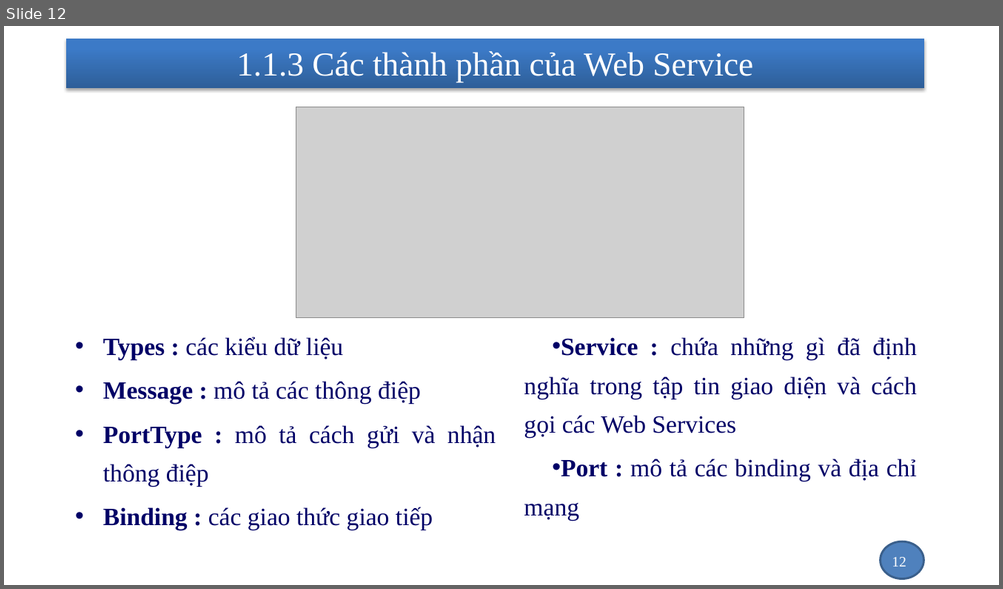
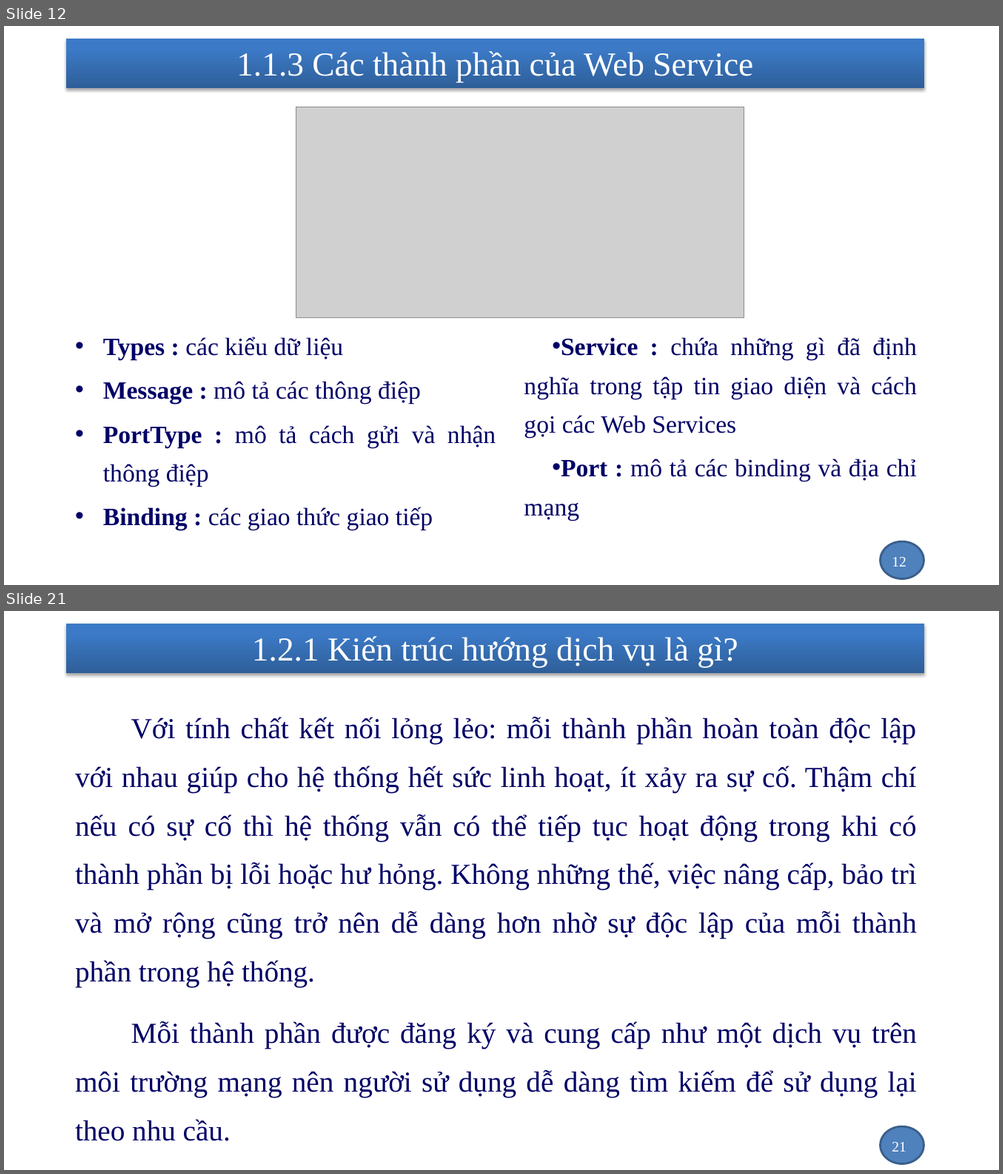
Before and after one commit to nhanhnt/LUANVAN, a slide deck: WORD/luanvan_nhanhnt_ver1.pptx. Shown one above the other, each under a label of ours: slide 12 before the commit, slides 12 and 21 after it; the slides between them are not shown. The pictures are 1003x589 and 1003x1174 pixels, drawn with LibreOffice and Linux fonts; fonts in the diff are those of the drawing; grey boxes stand for pictures; background and template pictures are left out. Boxes give left, top, right and bottom in pixels: in the first picture for what was removed or moved away, otherwise in the second. Text is boxed around its words. In the diff, an @@ line names an element or a change of style, - is before the commit and + after.

```diff
--- a/WORD/luanvan_nhanhnt_ver1.pptx
+++ b/WORD/luanvan_nhanhnt_ver1.pptx
@@ slide 21 added at <box>4,611,999,1170</box>, background picture (left out); not listed: 2 template elements that a slide beside it also shows @@
@@ title added at <box>252,636,737,667</box>, 32.4 pt, text #FFFFFF @@
+1.2.1 Kiến trúc hướng dịch vụ là gì?
@@ text added at <box>75,717,916,1142</box>, 28 pt, text #000066 @@
+    Với tính chất kết nối lỏng lẻo: mỗi thành phần hoàn toàn độc lập với nhau giúp cho hệ thống hết sức linh hoạt, ít xảy ra sự cố. Thậm chí nếu có sự cố thì hệ thống vẫn có thể tiếp tục hoạt động trong khi có thành phần bị lỗi hoặc hư hỏng. Không những thế, việc nâng cấp, bảo trì và mở rộng cũng trở nên dễ dàng hơn nhờ sự độc lập của mỗi thành phần trong hệ thống.
+    Mỗi thành phần được đăng ký và cung cấp như một dịch vụ trên môi trường mạng nên người sử dụng dễ dàng tìm kiếm để sử dụng lại theo nhu cầu.
@@ page number added at <box>891,1142,906,1152</box>, 14 pt, text #FFFFFF @@
+21
```
Also in this commit, not shown: 2 slides changed, 14 other slides added, 1 other file.
